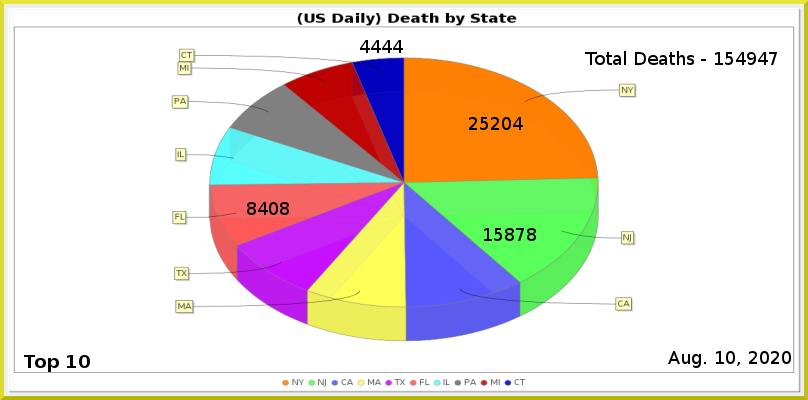
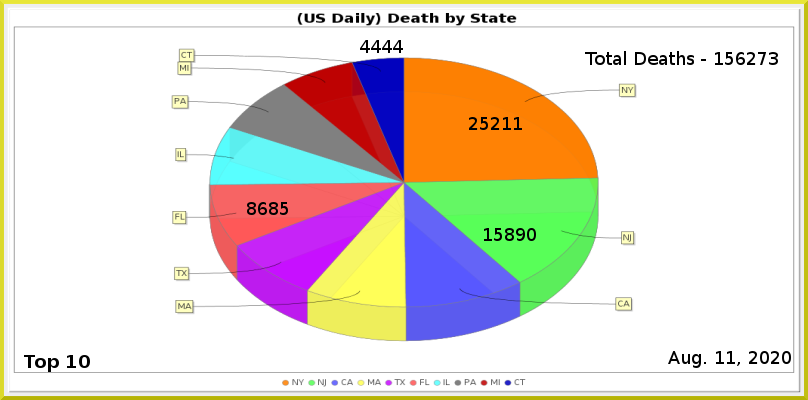
Two versions of the same layered image (808x400). Layer-by-layer changes:
painted on "FL" over [left=258, top=202, right=289, bottom=215]
painted on "NJ" over [left=516, top=228, right=536, bottom=241]
painted on "NY" over [left=502, top=117, right=523, bottom=130]
renamed "Total Deaths - 154947" to "Total Deaths - 156273", painted on it over [left=736, top=52, right=778, bottom=65]
painted on "Current Date" over [left=726, top=351, right=735, bottom=364]
